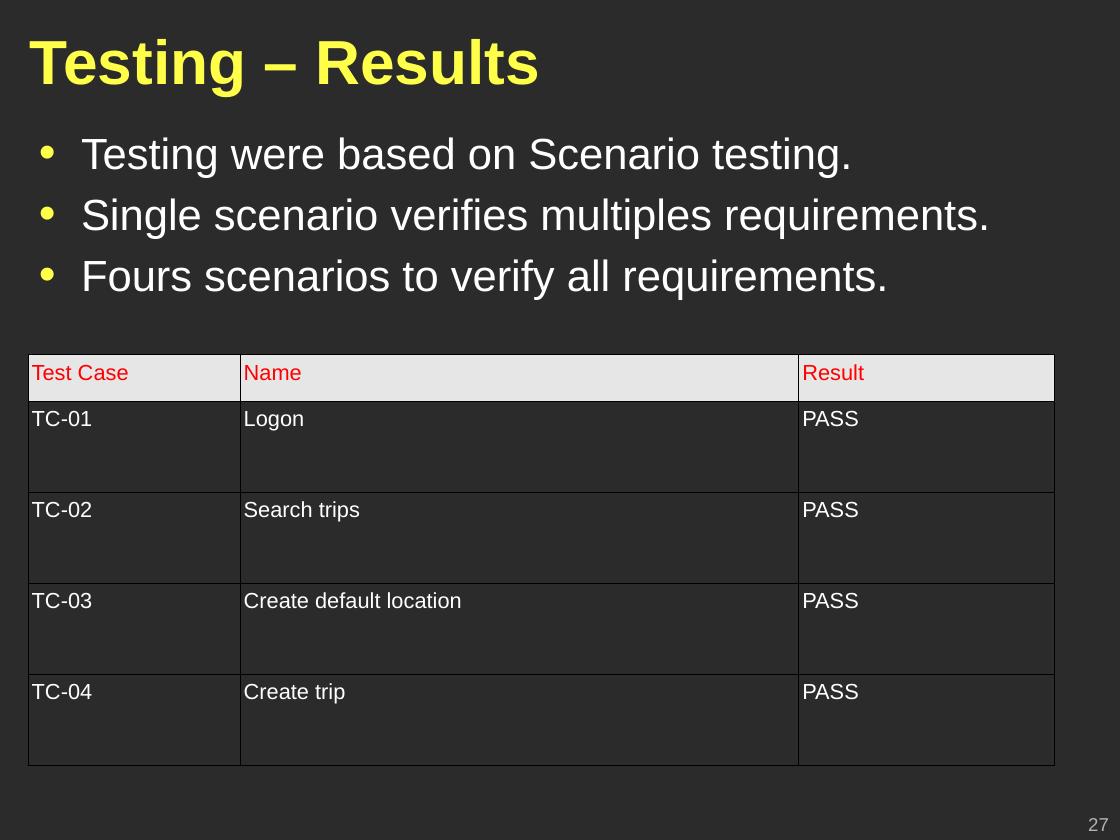
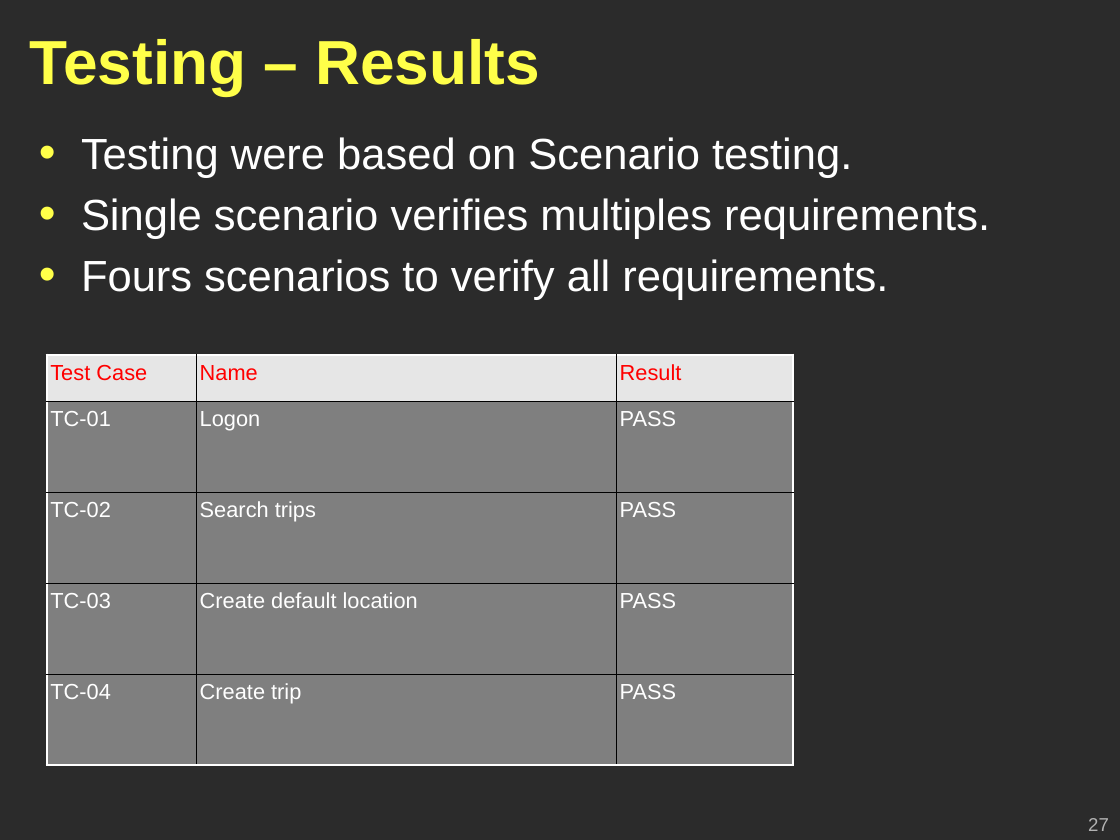
Before and after one commit to Geoffsc/psu-edu-sweng500, a slide deck: slide 27 of docs/presentation/sweng500-carpool-presentation.ppt. Drawn at 1120x840 pixels with LibreOffice and Linux fonts; fonts in the diff are those of the drawing; background and template pictures are left out; a plain dark background stands for a picture behind light text. Boxes give left, top, right and bottom in pixels: in the first picture for what was removed or moved away, otherwise in the second. Text is boxed around its words. In the diff, an @@ line names an element or a change of style, - is before the commit and + after.

Commit message:
Fill in background on tables.

```diff
--- a/docs/presentation/sweng500-carpool-presentation.ppt
+++ b/docs/presentation/sweng500-carpool-presentation.ppt
@@ table at [47,355,793,766] @@
@@ fill none to #7F7F7F in 12 cells @@
@@ borders changed @@
@@ table: place and size @@
-table at [28,355,1055,766]
+table at [47,355,793,766]
```
Also in this commit, not shown: 3 other slides changed.
